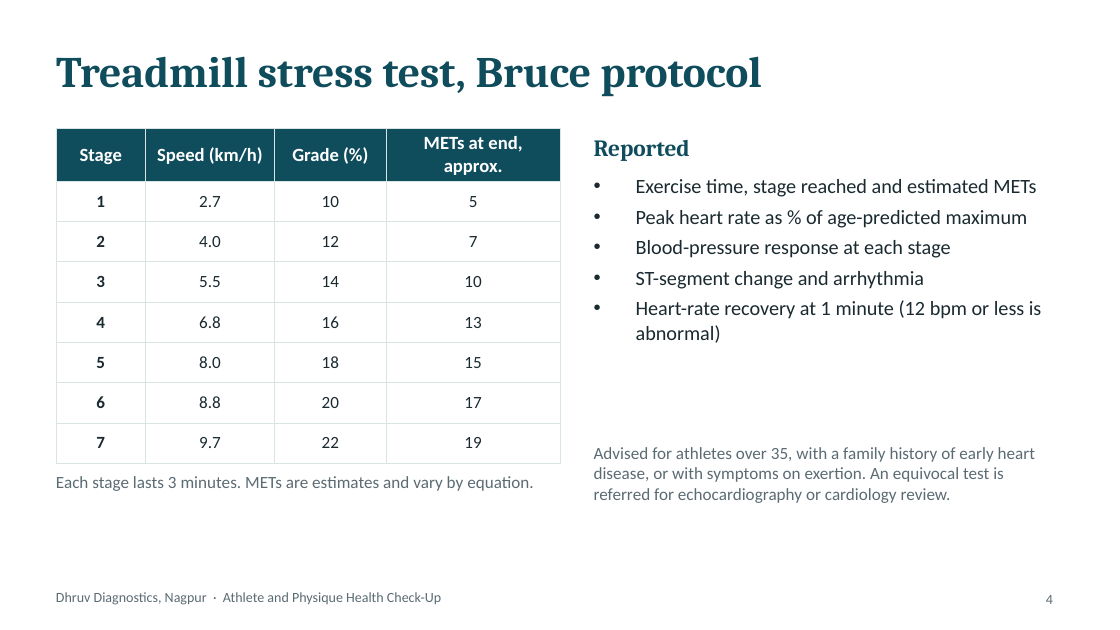
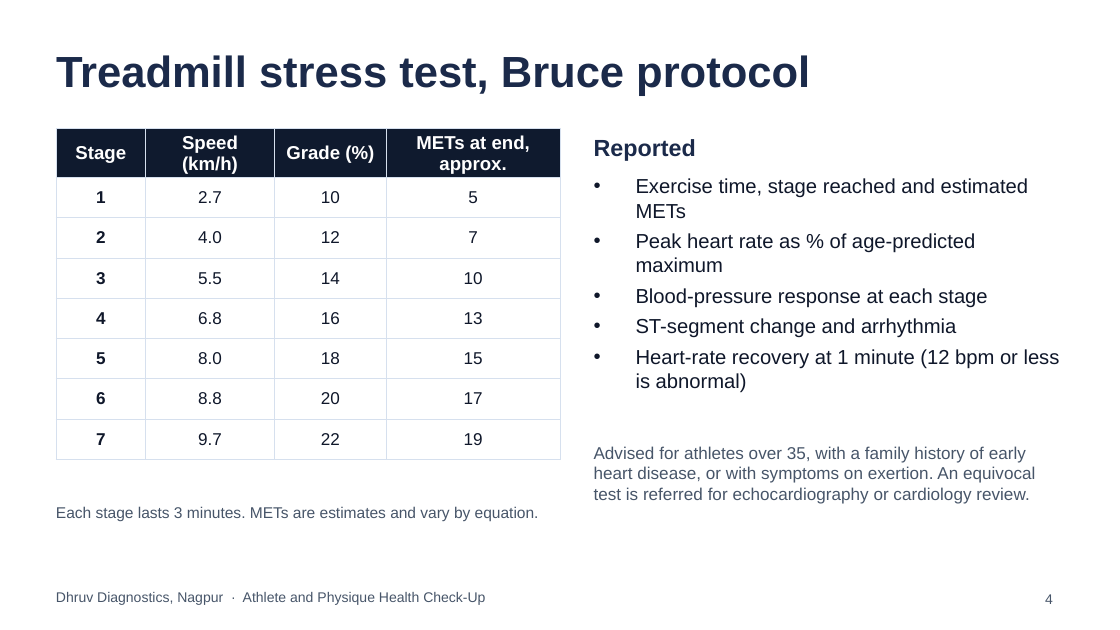
Before and after one commit to Ani6/BlisteringBlockchain, a slide deck: slide 4 of dhruv-athlete-healthcheck/Dhruv_Athlete_Physique_HealthCheck_Deck.pptx. Drawn at 1120x630 pixels with LibreOffice and Linux fonts; fonts in the diff are those of the drawing. Boxes give left, top, right and bottom in pixels: in the first picture for what was removed or moved away, otherwise in the second. Text is boxed around its words. In the diff, an @@ line names an element or a change of style, - is before the commit and + after.

```diff
--- a/dhruv-athlete-healthcheck/Dhruv_Athlete_Physique_HealthCheck_Deck.pptx
+++ b/dhruv-athlete-healthcheck/Dhruv_Athlete_Physique_HealthCheck_Deck.pptx
@@ title "Treadmill stress test, Bruce protocol" at box(56, 55, 810, 96): font Cambria to Arial, text colour #0F4C5C to #1B2A4A @@
@@ table at box(56, 129, 560, 449) @@
@@ fill #0F4C5C to #0F1A2E in row 1 @@
@@ font Calibri to Arial @@
@@ text colour #1A2A30 to #0F172A in "1", "2.7", "10", "5" and 24 more places @@
@@ borders changed @@
@@ text "Reported" at box(594, 139, 696, 161): font Cambria to Arial, text colour #0F4C5C to #1B2A4A @@
@@ text "Exercise time, stage reached and ..." at box(636, 178, 1060, 393): font Calibri to Arial, text colour #1A2A30 to #0F172A @@
@@ text "Each stage lasts 3 minutes. ...": place and size @@
-text "Each stage lasts 3 minutes. ..." at box(56, 476, 533, 491)
+text "Each stage lasts 3 minutes. ..." at box(56, 506, 539, 521)
@@ text "Each stage lasts 3 minutes. ..." at box(56, 506, 539, 521): size 11 to 10 pt, font Calibri to Arial, text colour #5B6B73 to #475569 @@
@@ font Calibri to Arial, text colour #5B6B73 to #475569 in 3 elements at box(594, 446, 1035, 504), box(1045, 594, 1053, 604), box(56, 592, 485, 605) @@
```
Also in this commit, not shown: 14 other slides changed, 1 slide added, 1 slide removed, 18 other files.
